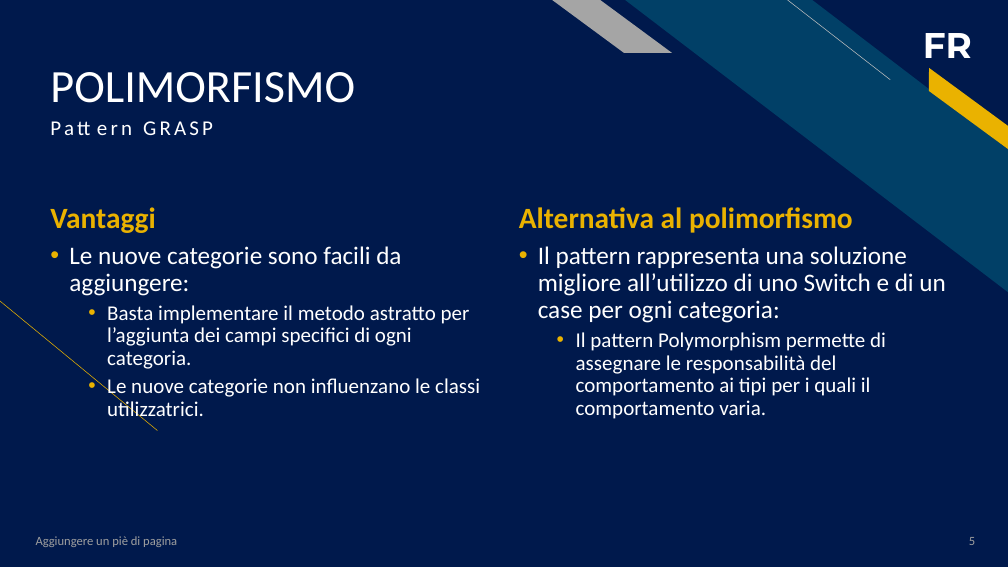
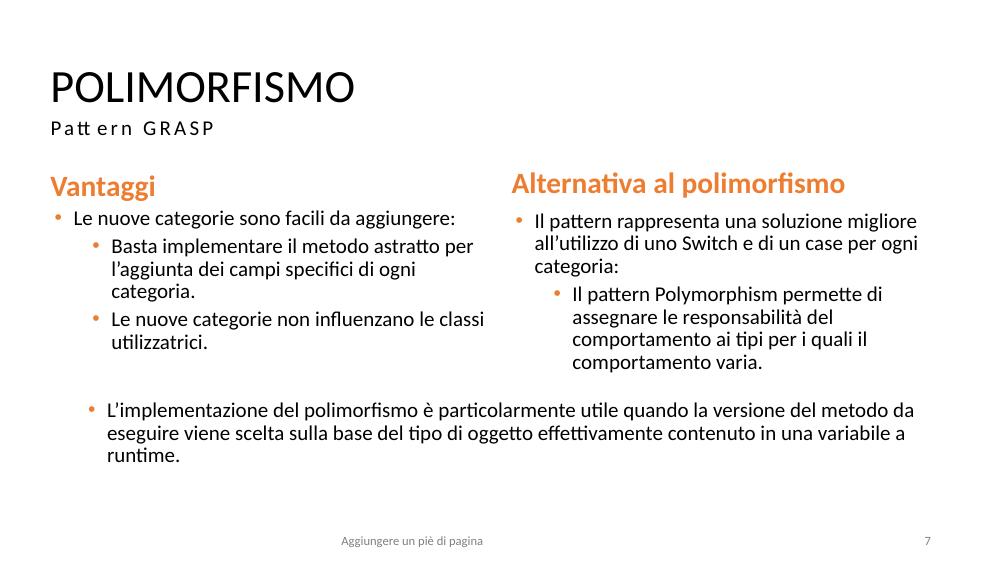
Before and after one commit to salvalai-matteo/EventBookDocumentation, a slide deck: slide 7 of Progetto Ingegneria SW.pptx (slide 5 before the commit). Drawn at 1008x567 pixels with LibreOffice and Linux fonts; fonts in the diff are those of the drawing. Boxes give left, top, right and bottom in pixels: in the first picture for what was removed or moved away, otherwise in the second. Text is boxed around its words. In the diff, an @@ line names an element or a change of style, - is before the commit and + after.

```diff
--- a/Progetto Ingegneria SW.pptx
+++ b/Progetto Ingegneria SW.pptx
@@ rectangle removed at (0,0,1008,567) @@
@@ title "POLIMORFISMO" at (50,72,355,103): text colour #FFFFFF to #000000 @@
@@ parallelogram removed at (553,0,672,53) @@
@@ diag stripe removed at (625,0,1008,293) @@
@@ line removed from (891, 79) to (788, 0) @@
@@ text removed at (923,33,972,58) @@
-FR
@@ parallelogram removed at (918,68,1008,149) @@
@@ text "Pattern GRASP" at (43,114,653,165): text colour #FFFFFF to #000000 @@
@@ text "Vantaggi": place and size @@
-text "Vantaggi" at (50,207,155,233)
+text "Vantaggi" at (50,175,155,201)
@@ text "Vantaggi" at (50,175,155,201): text colour #EAB200 to #ED7D31 @@
@@ text "Alternativa al polimorfismo" at (512,172,846,198): text colour #EAB200 to #ED7D31 @@
@@ text "Alternativa al polimorfismo": place and size @@
-text "Alternativa al polimorfismo" at (519,207,853,233)
+text "Alternativa al polimorfismo" at (512,172,846,198)
@@ text "Le nuove categorie sono facili ...": place and size @@
-text "Le nuove categorie sono facili ..." at (69,246,480,422)
+text "Le nuove categorie sono facili ..." at (74,210,484,349)
@@ text "Le nuove categorie sono facili ..." at (74,210,484,349): size 24 to 20 pt in "Le nuove categorie sono facili da aggiungere:"; text colour #FFFFFF to #000000; bullet colour #EAB200 to #ED7D31 @@
@@ text "Il pattern rappresenta una soluzione ...": place and size @@
-text "Il pattern rappresenta una soluzione ..." at (538,246,945,419)
+text "Il pattern rappresenta una soluzione ..." at (535,213,918,373)
@@ text "Il pattern rappresenta una soluzione ..." at (535,213,918,373): size 24 to 20 pt in "Il pattern rappresenta una soluzione migliore all’utilizzo ..."; text colour #FFFFFF to #000000; bullet colour #EAB200 to #ED7D31 @@
@@ line removed from (157, 430) to (0, 300) @@
@@ text added at (107,402,914,462), 20 pt, text #000000 @@
+  • L’implementazione del polimorfismo è particolarmente utile quando la versione del metodo da eseguire viene scelta sulla base del tipo di oggetto effettivamente contenuto in una variabile a runtime.
@@ text "Aggiungere un piè di pagina": place and size @@
-text "Aggiungere un piè di pagina" at (36,536,177,547)
+text "Aggiungere un piè di pagina" at (341,536,483,547)
@@ text "Aggiungere un piè di pagina" at (341,536,483,547): text colour #9F9F9F to #808080 @@
@@ page number added at (925,537,931,545), 12 pt, text #808080 @@
+7
@@ page number removed at (969,537,975,545) @@
-5
```
Also in this commit, not shown: 14 other slides changed, 3 slides added, 6 slides removed.
